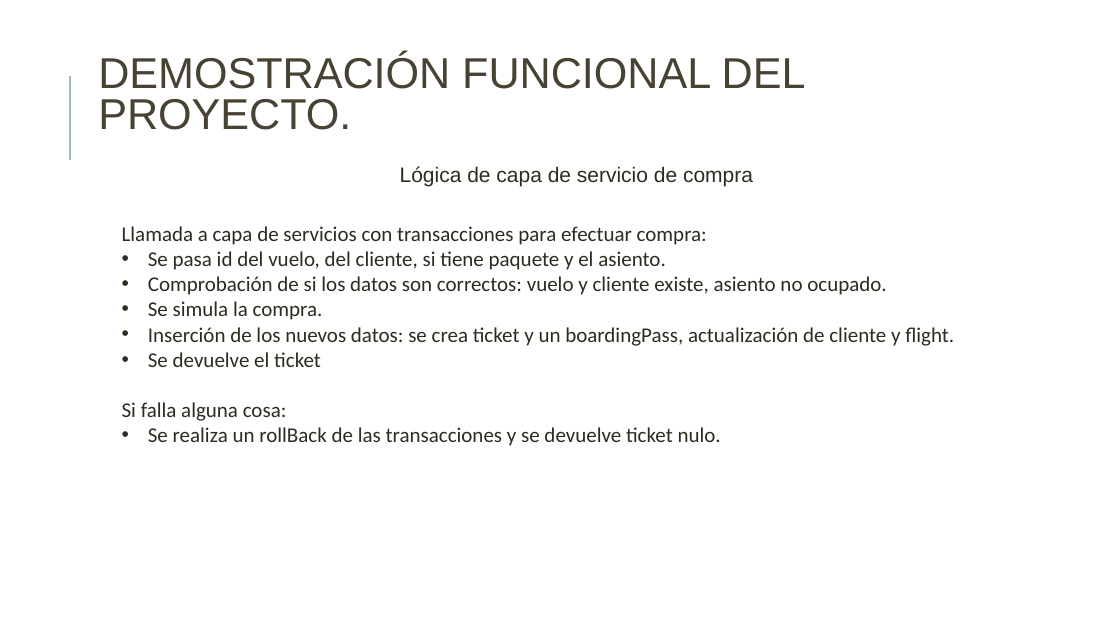
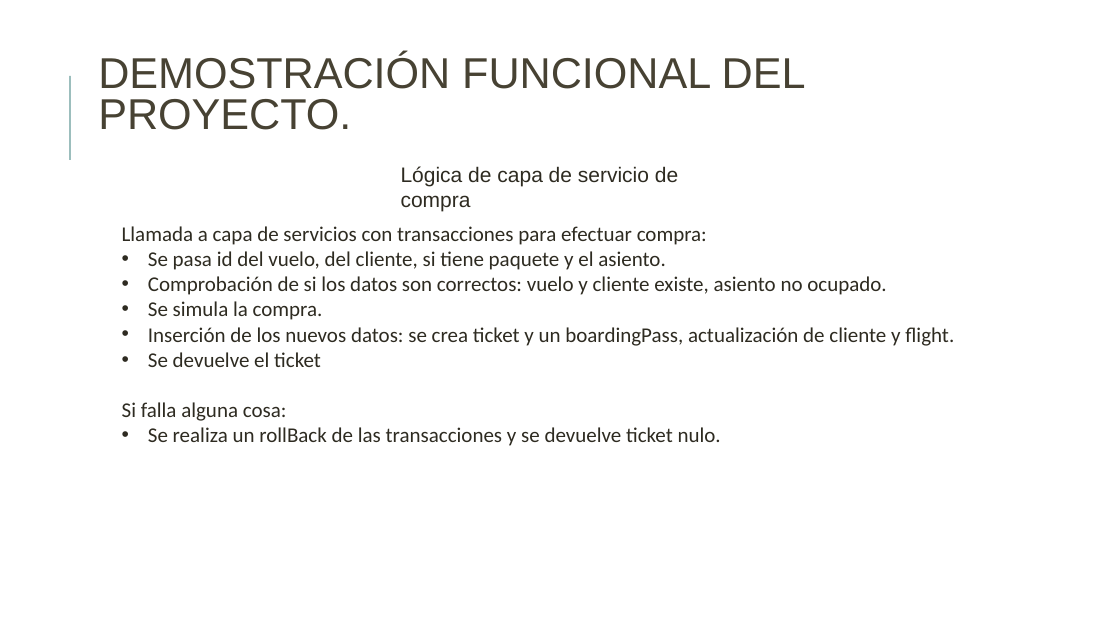
Before and after one commit to danielallhoff/M17-G4-AirDSS, a slide deck: slide 11 of AIRDSS.pptx. Drawn at 1120x630 pixels with LibreOffice and Linux fonts; fonts in the diff are those of the drawing. Boxes give left, top, right and bottom in pixels: in the first picture for what was removed or moved away, otherwise in the second. Text is boxed around its words. In the diff, an @@ line names an element or a change of style, - is before the commit and + after.

```diff
--- a/AIRDSS.pptx
+++ b/AIRDSS.pptx
@@ text "Lógica de capa de servicio ..." rewrapped from (400,166,753,187) to (401,166,678,212) @@
```
Also in this commit, not shown: 17 other slides changed.
